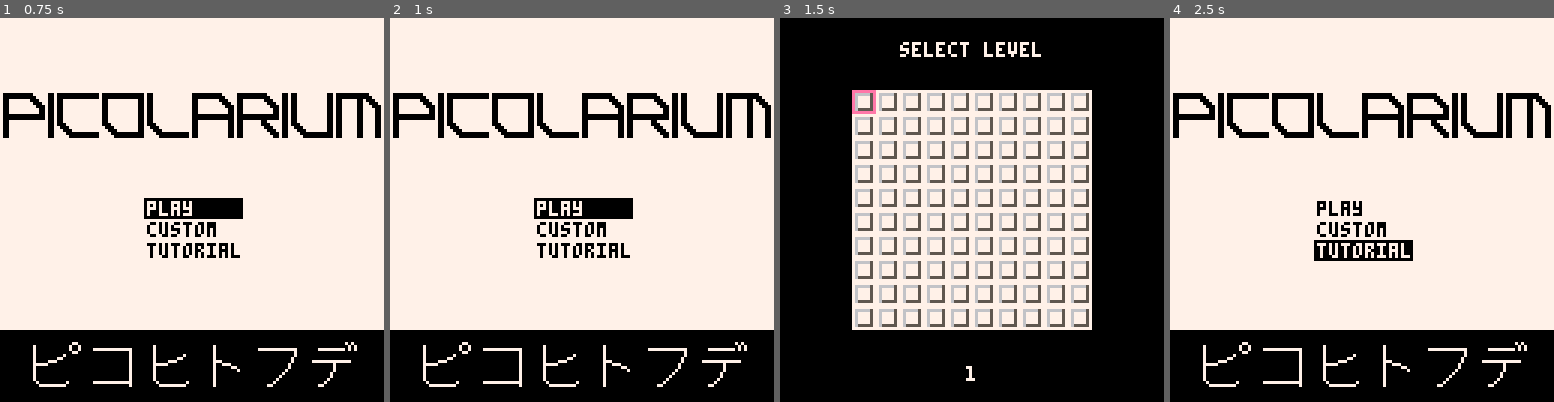
Above: before the commit, frames 1-4 (left to right).
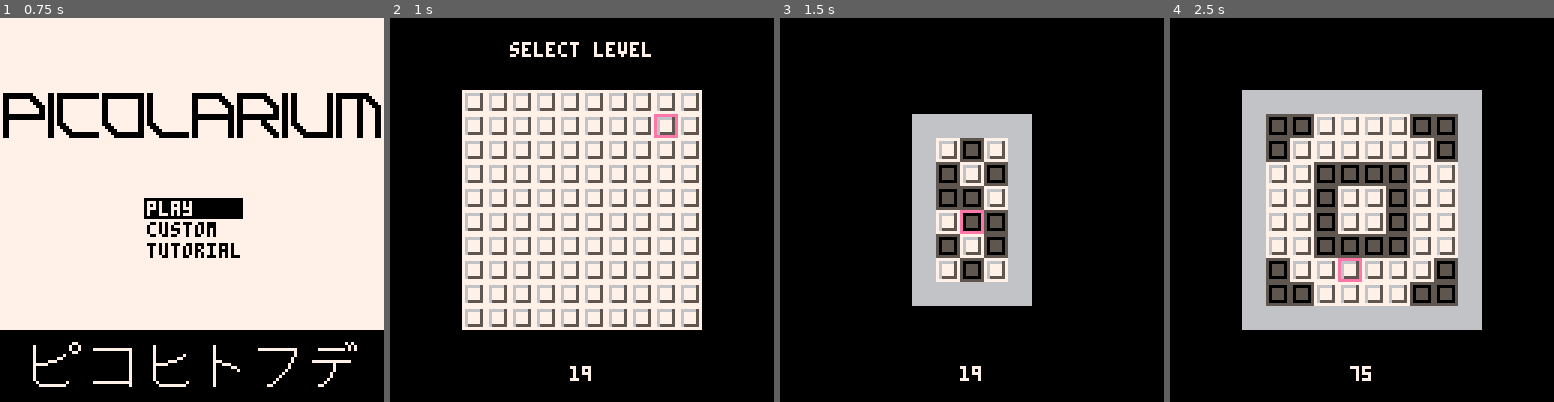
Above: after the commit, the same moments.

Repository: tobiasvl/picolarium
Game: PICO-8 cartridge picolarium.p8
Same seed, same stepped clock (60 frames per second), same inputs: the game is played once before the commit and once after it.
Inputs (mouse positions are in pixels of both pictures, inside the frame that each line leads up to):
- Up to frame 1 (0.75 s): tap X (X key) at 0.33 s; click (280, 121) at 0.67 s; tap O (Z key) at 0.7 s
- Up to frame 2 (1 s): no input
- Up to frame 3 (1.5 s): tap X (X key) at 1.07 s; click (826, 267) at 1.22 s
- Up to frame 4 (2.5 s): hold Right 1.6-2.1 s; tap O (Z key) at 1.7, 2.1 s; click (1277, 114) at 1.77 s; tap X (X key) at 1.85 s; hold Up 2.15-2.42 s; click (1342, 259) at 2.32 s; hold Right from 2.47 s (still down)

Frame 1 is identical in both runs. In frame 2, 56% of the frame differs, in the area x 0-100%, y 0-97%; in frame 3, 36%; in frame 4, 70%.

Commit message:
Functioning mouse support, #7

Diff:
--- a/picolarium.p8
+++ b/picolarium.p8
@@ -177,8 +177,11 @@
   new_lvl=1
   new_lvl_xpos=0
   new_lvl_ypos=0
-  local emulated=stat(102)!=0 and stat(102)!="www.lexaloffle.com" and stat(102)!="www.playpico.com"
-  buttons={o=emulated and "z" or "🅾️",x=emulated and "x" or "❎"}
+  poke(0x5f2d,1)
+  emulated=stat(102)!=0
+  keyboard=stat(102)!=0 and stat(102)!="www.lexaloffle.com" and stat(102)!="www.playpico.com"
+  buttons={o=keyboard and "z" or "🅾️",x=keyboard and "x" or "❎"}
+  mouse={}
 end
 
 function play_init(level)
@@ -300,13 +303,13 @@
          [8]={0,8,4}}
 
 function move(dir)
-  new_xpos=xpos+moves[dir][1]
-  new_ypos=ypos+moves[dir][2]
+  local new_xpos=xpos+moves[dir][1]
+  local new_ypos=ypos+moves[dir][2]
   if draw and stack[#stack]==moves[dir][3] then
     pop(stack)
     xpos=new_xpos
     ypos=new_ypos
-    new=flr(mget(xpos/8,ypos/8)/16)
+    local new=flr(mget(xpos/8,ypos/8)/16)
     mset(xpos/8,ypos/8,new*16+1)
   elseif fget(mget(new_xpos/8,new_ypos/8),0) then
     if draw then
@@ -343,15 +346,64 @@
     end
 end
 
+function update_mouse()
+  --mouse
+  local cam=peek4(0x5f28)
+  -- lsb
+  mouse.x=stat(32)+shl(cam,16)
+  mouse.y=stat(33)+band(cam,0xffff.0000)
+  mouse.celx=flr(mouse.x/8)
+  mouse.cely=flr(mouse.y/8)
+
+  if not draw then
+    local f=band(fget(mget(mouse.celx,mouse.cely)),3)
+    if f==1 or f==2 then
+      xpos=mouse.celx*8
+      ypos=mouse.cely*8
+    end
+  end
+
+  mouse.pressed=stat(34)==1
+  mouse.released=false
+  if mouse.down and not mouse.pressed then
+    mouse.down=false
+    mouse.released=true
+  else
+    mouse.down=mouse.pressed
+  end
+
+  local temp_mouse=mouse.pressed
+  mouse.pressed=mouse.pressed!=mouse.last and mouse.pressed or false
+  mouse.last=temp_mouse
+
+  if (mouse.drag) mouse.pressed_x=mouse.celx mouse.pressed_y=mouse.cely
+
+  if mouse.pressed then
+    mouse.pressed_x,mouse.pressed_y=mouse.celx,mouse.cely
+  end
+
+  mouse.drag=(mouse.down and (mouse.celx~=mouse.pressed_x or mouse.cely~=mouse.pressed_y))
+end
+
 function _update()
   if mode==modes.title then
-    if btnp(🅾️) or btnp(❎) then
-      mode=modes.main_menu
-    end
+    update_mouse()
+    if (btnp(🅾️) or btnp(❎) or mouse.released) mode=modes.main_menu
   elseif mode==modes.main_menu then
+    local x,y=mouse.x,mouse.y
+    if x!=old_x or y!=old_y then
+      old_x,old_y=x,y
+      if x>=48 and x<=80 and y>=60 and y<=66 then
+        menu_selection=1
+      elseif x>=48 and x<=80 and y>=66 and y<=73 then
+        menu_selection=2
+      elseif x>=48 and x<=80 and y>=73 and y<=80 then
+        menu_selection=3
+      end
+    end
     if (btnp(⬆️)) menu_selection=menu_selection==1 and 3 or menu_selection-1
     if (btnp(⬇️)) menu_selection=menu_selection%3+1
-    if btnp(❎) then
+    if btnp(❎) or mouse.released then
       if menu_selection==1 then
         if (custom or not level_select) custom,edit,level_select,levels,lvl,lvl_xpos,lvl_ypos=false,false,load_state(),stock_levels,1,0,0
         mode=modes.level_select
@@ -364,9 +416,18 @@
       end
     end
   elseif mode==modes.custom_submenu then
+    local x,y=mouse.x,mouse.y
+    if x!=old_x or y!=old_y then
+      old_x,old_y=x,y
+      if x>=48 and x<=80 and y>=66 and y<=73 then
+        menu_selection=1
+      elseif x>=48 and x<=80 and y>=73 and y<=80 then
+        menu_selection=2
+      end
+    end
     if (btnp(⬆️)) menu_selection=menu_selection==1 and 2 or 1
     if (btnp(⬇️)) menu_selection=menu_selection%2+1
-    if btnp(❎) then
+    if btnp(❎) or mouse.released then
       if (menu_selection==2 or levels.lvls>0) mode=modes.level_select
       edit=menu_selection==2
     elseif btnp(🅾️) then
@@ -374,8 +435,20 @@
       mode=modes.main_menu
     end
   elseif mode==modes.tutorial then
-    if (btnp(🅾️) or btnp(❎)) mode=modes.main_menu
+    update_mouse()
+    if (btnp(🅾️) or btnp(❎) or mouse.released) mode=modes.main_menu
   elseif mode==modes.level_select then
+    --mouse
+    local celx,cely=mouse.celx,mouse.cely
+    if fget(mget(celx,cely),0) and (celx!=old_x or cely!=old_y) then
+      old_x,old_y=celx,cely
+      lvl_xpos=celx*8
+      lvl_ypos=cely*8
+      local new_lvl=(cely*#level_select[1]+celx)+1
+      if new_lvl>0 and new_lvl<=100 then
+        lvl=new_lvl
+      end
+    end
     hint=false
     menuitem(1)
     menuitem(2)
@@ -402,14 +475,13 @@
     end
     if (btnp(⬆️) and lvl>#level_select[1]) lvl-=#level_select[1] lvl_ypos-=8
     if (btnp(⬇️) and lvl<=level_select.lvls-#level_select[1]) lvl+=#level_select[1] lvl_ypos+=8
-    if btnp(❎) then
+    if btnp(❎) or mouse.released then
       if edit then
         if levels[lvl] then
-          empty_level=decode_level(levels[lvl])
+          level=decode_level(levels[lvl])
         else
-          empty_level={{0,1},{0,1},start_pos={x=0,y=0},end_pos={x=0,y=0}}
+          level={{0,1},{0,1},start_pos={x=0,y=0},end_pos={x=0,y=0}}
         end
-        level=empty_level
         play_init(level)
         mode=modes.resize
       elseif levels[lvl] then
@@ -455,47 +527,104 @@
     elseif button==1 or button==2 or button==4 or button==8 then
       move(button)
     end
+    --mouse
+    if mouse.drag or mouse.pressed then
+      if draw then
+        if mouse.pressed and mouse.celx==xpos/8 and mouse.cely==ypos/8 then
+          verify_path()
+        elseif fget(mget(mouse.celx,mouse.cely),1) then
+          -- erase path
+          if mouse.drag then
+            local x,y=xpos-(mouse.celx*8),ypos-(mouse.cely*8)
+            local top=moves[stack[#stack]]
+            if x==top[1] and y==top[2] then
+              move(top[3])
+            end
+          else
+            repeat
+              move(moves[stack[#stack]][3])
+            until xpos==mouse.celx*8 and ypos==mouse.cely*8
+          end
+        elseif fget(mget(mouse.celx,mouse.cely),0) then
+          if mouse.celx==xpos/8 then
+            --draw line
+            local blocked=false
+            for i=mouse.cely,ypos/8,sgn((ypos/8)-mouse.cely) do
+              if fget(mget(mouse.celx,i),1) then
+                blocked=true
+              end
+            end
+            if not blocked then
+              repeat
+                move(mouse.cely-ypos/8<=0 and 4 or 8)
+              until mouse.cely==ypos/8
+            end
+          elseif mouse.cely==ypos/8 then
+            --draw line
+            local blocked=false
+            for i=mouse.celx,xpos/8,sgn((xpos/8)-mouse.celx) do
+              if fget(mget(i,mouse.cely),1) then
+                blocked=true
+              end
+            end
+            if not blocked then
+              repeat
+                move(mouse.celx-xpos/8<=0 and 1 or 2)
+              until mouse.celx==xpos/8
+            end
+          end
+        end
+      elseif mouse.pressed and fget(mget(mouse.celx,mouse.cely),0) then
+        xpos=mouse.celx*8
+        ypos=mouse.cely*8
+        draw=true
+        pal(14,11)
+      end
+    elseif stat(34)==2 then
+      turn_off_draw()
+    end
   elseif mode==modes.fail_state then
     counter+=1
     if (btnp(❎)) mode=modes.play turn_off_draw()
   elseif mode==modes.resize then
     menuitem(1,"level select",function() turn_off_draw() pal() mode=modes.level_select end)
     menuitem(2)
-    local x,y=#empty_level[1],#empty_level
-    if (btnp(⬆️) and y>2) empty_level[y]=nil
-    if (btnp(⬇️) and y<8) then
+    local x,y=#level[1],#level
+    if (x<8 and (btnp(➡️) or (mouse.released and mouse.celx==x+1 and mouse.cely!=0 and mouse.cely!=y+1))) foreach(level,function(x) add(x,1) end) x+=1
+    if (x>2 and (btnp(⬅️) or (mouse.released and mouse.celx==0 and mouse.cely!=0 and mouse.cely!=y+1))) foreach(level,function(x) x[#x]=nil end) x-=1
+    if (y>2 and (btnp(⬆️) or (mouse.released and mouse.cely==0 and mouse.celx!=0 and mouse.celx!=x+1))) level[y]=nil y-=1
+    if (y<8 and (btnp(⬇️) or (mouse.released and mouse.cely==y+1 and mouse.celx!=0 and mouse.celx!=x+1))) then
       local new_row={0}
-      for i=2,x do
+      for _=2,x do
         add(new_row,1)
       end
-      add(empty_level,new_row)
-    end
-    if (btnp(➡️) and x<8) foreach(empty_level,function(x) add(x,1) end)
-    if (btnp(⬅️) and x>2) foreach(empty_level,function(x) x[#x]=nil end)
-    if (btnp(❎)) mode=modes.edit_custom play_init(empty_level)
+      add(level,new_row)
+      y+=1
+    end
+    if (btnp(❎)) mode=modes.edit_custom play_init(level)
     if (btnp(🅾️)) mode=modes.level_select
   elseif mode==modes.edit_custom then
+    update_mouse()
     menuitem(2,"resize level",function() mode=modes.resize end)
     button=btnp()
     local x,y=xpos/8,ypos/8
-    if button==32 and mget(x,y)~=33 then
-      local t=empty_level[y][x]
+    if (button==32 or mouse.drag or mouse.pressed) and mget(x,y)~=33 then
+      local t=level[y][x]
       local flip={[0]=1,[1]=0}
-      empty_level[y][x]=flip[t]
+      level[y][x]=flip[t]
       local invalid=true
-      for tile in all(empty_level[y]) do
+      for tile in all(level[y]) do
         if (tile==t) invalid=false break
       end
-      if (invalid) empty_level[y][x]=t
+      if (invalid) level[y][x]=t
     elseif button==16 then
       mode=modes.play
       draw_level(level)
     elseif button==1 or button==2 or button==4 or button==8 then
       move(button)
     end
-  elseif mode==modes.edit_password then
+  elseif mode==modes.edit_password or mode==modes.invalid_password then
     menuitem(1,"level select",function() mode=modes.level_select end)
-    poke(0x5f2d,1)
     if stat(30) then
       local key=stat(31)
       if key=="\b" then
@@ -577,7 +706,7 @@
       elseif current_char>2 then
         ypos+=12 current_char-=3
       end
-    elseif btnp(❎) and (char<=10 and line <=3) then
+    elseif ((mouse.released and mouse.x-xpos<8 and mouse.y-ypos<8) or btnp(❎)) and (char<=10 and line <=3) then
       if current_char=="left" then
         if (char>1) char-=1 char_xpos-=4
       elseif current_char=="right" then
@@ -597,6 +726,75 @@
           char_xpos+=4
         end
       end
+    elseif mouse.released and mouse.x>=43 and mouse.y>=93 and mouse.x<=82 and mouse.y<=109 then
+      char_xpos=(flr((mouse.x)/4)*4)-1
+      char_ypos=(flr((mouse.y-2)/6)*6)+2
+      char=flr((char_xpos-43)/4)+1
+      line=flr((char_ypos-92)/6)+1
+    end
+    if mouse.y<=numpad_y-1+36 then
+      if mouse.x>=numpad_x-2 and mouse.y>=numpad_y-1 then
+        current_char=7
+        xpos,ypos=numpad_x-2,numpad_y-1
+      end
+      if mouse.x>=numpad_x-2+8 and mouse.y>=numpad_y-1 then
+        current_char=8
+        xpos,ypos=numpad_x-2+8,numpad_y-1
+      end
+      if mouse.x>=numpad_x-2+16 and mouse.y>=numpad_y-1 then
+        current_char=9
+        xpos,ypos=numpad_x-2+16,numpad_y-1
+      end
+      if mouse.x>=numpad_x-2 and mouse.y>=numpad_y-1+12 then
+        current_char=4
+        xpos,ypos=numpad_x-2,numpad_y-1+12
+      end
+      if mouse.x>=numpad_x-2+8 and mouse.y>=numpad_y-1+12 then
+        current_char=5
+        xpos,ypos=numpad_x-2+8,numpad_y-1+12
+      end
+      if mouse.x>=numpad_x-2+16 and mouse.y>=numpad_y-1+12 then
+        current_char=6
+        xpos,ypos=numpad_x-2+16,numpad_y-1+12
+      end
+      if mouse.x>=numpad_x-2 and mouse.y>=numpad_y-1+24 then
+        current_char=1
+        xpos,ypos=numpad_x-2,numpad_y-1+24
+      end
+      if mouse.x>=numpad_x-2+8 and mouse.y>=numpad_y-1+24 then
+        current_char=2
+        xpos,ypos=numpad_x-2+8,numpad_y-1+24
+      end
+      if mouse.x>=numpad_x-2+16 and mouse.y>=numpad_y-1+24 then
+        current_char=3
+        xpos,ypos=numpad_x-2+16,numpad_y-1+24
+      end
+    end
+    if mouse.x>=numpad_x-2+16 and mouse.y>=numpad_y-1+36 and mouse.y<=numpad_y-1+48 then
+      current_char=0
+      xpos,ypos=numpad_x-2+16,numpad_y-1+36
+    end
+    if mouse.y<=dpad_y+48 then
+      if mouse.x>=dpad_x and mouse.y>=dpad_y then
+        current_char="up"
+        xpos,ypos=dpad_x+8,dpad_y
+      end
+      if mouse.x>=dpad_x and mouse.y>=dpad_y+12 then
+        current_char="left"
+        xpos,ypos=dpad_x,dpad_y+12
+      end
+      if mouse.x>=dpad_x+12 and mouse.y>=dpad_y+12 then
+        current_char="right"
+        xpos,ypos=dpad_x+16,dpad_y+12
+      end
+      if mouse.x>=dpad_x and mouse.y>=dpad_y+24 then
+        current_char="down"
+        xpos,ypos=dpad_x+8,dpad_y+24
+      end
+      if mouse.x>=dpad_x and mouse.y>=dpad_y+36 then
+        current_char="ok"
+        xpos,ypos=dpad_x+8,dpad_y+36
+      end
     end
   elseif mode==modes.validate_password then
     level=decode_level(decode_password(current_password),true)
@@ -608,10 +806,12 @@
     elseif btnp(🅾️) then
       mode=modes.edit_password
     end
-  elseif mode==modes.invalid_password then
-    if (btnp()!=0) mode=modes.edit_password
+  end
+  if mode==modes.invalid_password then
+    if (btnp()!=0 or mouse.pressed) mode=modes.edit_password
   end
   if mode==modes.fail_state or mode==modes.win_state1 or mode==modes.win_state2 then
+    update_mouse()
     if btnp(🅾️) then
       if (edit) mode=modes.edit_custom else mode=modes.level_select
     end
@@ -635,13 +835,16 @@
   if mode==modes.title then
     title_draw()
   elseif mode==modes.main_menu then
+    camera()
     for x=0,15 do
       for y=0,12 do
         if (y~=3 and y~=4) mset(x,y,32)
       end
     end
     map()
+    update_mouse()
     spr(96,0,24,16,2)
+    rectfill(0,104,128,128,0)
     spr(128,9,104,14,3)
     local colors={{7,0},{7,0},{7,0}}
     colors[menu_selection]={0,7}
@@ -652,15 +855,17 @@
     print("custom",49,68,colors[2][2])
     rectfill(48,74,80,80,colors[3][1])
     print("tutorial",49,75,colors[3][2])
+    draw_mouse()
   elseif mode==modes.tutorial then
     rectfill(0,60,127,90,7)
     cursor(8,52)
     color(0)
     print("⬅️➡️⬆️⬇️: move")
-    print(buttons.x..": start and finish a\n"..(buttons.x=="x" and "" or " ").."   single stroke\n")
+    print(buttons.x..": start and finish a\n"..(keyboard and "" or " ").."   single stroke\n")
     print("flip tiles so each horizontal\nline is one color")
     print("e.g. from ▒/▥ to █/▤")
   elseif mode==modes.custom_submenu then
+    camera()
     menuitem(1)
     local colors={levels.lvls==0 and {7,5} or {7,0},{7,0}}
     if (menu_selection==1 and levels.lvls==0) colors[1]={5,7} else colors[menu_selection]={0,7}
@@ -670,7 +875,9 @@
       end
     end
     map()
+    update_mouse()
     spr(96,0,24,16,2)
+    rectfill(0,104,128,128,0)
     spr(128,9,104,14,3)
     rectfill(0,48,128,100,7)
     print("custom",49,61,12)
@@ -678,6 +885,7 @@
     print("play",49,68,colors[1][2])
     rectfill(48,74,80,80,colors[2][1])
     print("edit",49,75,colors[2][2])
+    draw_mouse()
   elseif mode==modes.level_select then
     palt()
     for x=0,15 do
@@ -687,18 +895,21 @@
     end
     draw_level(level_select)
     spr(0, lvl_xpos, lvl_ypos)
-    camera()
+    save_and_reset_camera()
     select=edit and "edit" or "select"
     center(select.." level",8)
     if edit then
       print("press "..buttons.x.." to edit level",16,16)
       print("press "..buttons.o.." to edit password",16,22)
     end
+    restore_camera()
+    update_mouse()
     print_lvl_no()
     if (level_select.lvls_beat==100) printg()
     if edit then
       print_password(encode_password(levels[lvl]))
     end
+    draw_mouse()
   elseif mode==modes.play then
     cls()
     map()
@@ -718,7 +929,9 @@
       spr(58,level.start_pos.x*8,level.start_pos.y*8)
       spr(58,level.end_pos.x*8,level.end_pos.y*8)
     end
+    update_mouse()
     spr(0, xpos, ypos)
+    draw_mouse()
   elseif mode==modes.flip then
     local s=0
     cls()
@@ -798,10 +1011,17 @@
     local x,y=#level[1],#level
     draw_level(level)
     map()
-    camera()
+    print("⬆️",((x+1)/2)*8,1,y>2 and 8 or 5)
+    print("⬇️",((x+1)/2)*8,(y+1)*8+2,y<8 and 3 or 5)
+    print("➡️",(x+1)*8+1,((y+1)/2)*8,x<8 and 3 or 5)
+    print("⬅️",0,((y+1)/2)*8,x>2 and 8 or 5)
+    save_and_reset_camera()
     center("resize level",8)
     center("press "..buttons.x.." to edit",16,5)
     center(x.." x "..y,108)
+    restore_camera()
+    update_mouse()
+    draw_mouse()
   elseif mode==modes.edit_custom then
     draw_level(level)
     palt()
@@ -813,14 +1033,26 @@
     center("a single row cannot",116,5)
     center("be a solid color",122,5)
     restore_camera()
-  elseif mode==modes.edit_password then
+    draw_mouse()
+  elseif mode==modes.edit_password or mode==modes.valid_password or mode==modes.invalid_password then
+    for x=0,15 do
+      for y=0,15 do
+        mset(x,y,0)
+      end
+    end
     cls()
+    camera()
+    update_mouse()
     if levels[lvl] then
       center("password exists",8)
       center("edit the password",16,5)
     else
       center("no password",8)
       center("enter a password",16,5)
+    end
+    if mode==modes.invalid_password then
+      rectfill(0,8,127,13,0)
+      center("password invalid!",8,8)
     end
     color(7)
     spr(0,xpos,ypos)
@@ -836,17 +1068,25 @@
     print("  ok")
     print_password(current_password)
     rect(char_xpos,char_ypos,char_xpos+4,char_ypos+6,11)
-  elseif mode==modes.valid_password then
+    draw_mouse()
+  end
+  if mode==modes.valid_password then
     save_and_reset_camera()
     draw_level(level)
     restore_camera()
     center("password valid!",8,3)
     print(buttons.x.." save as custom level "..lvl,20,108,7)
     print(buttons.o.." edit",20,116,7)
-  elseif mode==modes.invalid_password then
-    rectfill(0,8,127,13,0)
-    center("password invalid!",8,8)
-  end
+  end
+end
+
+function draw_mouse()
+  --mouse
+  if (emulated) return
+  local trans=peek(0x5f00)
+  palt()
+  spr(59,mouse.x,mouse.y-7)
+  poke(0x5f00,trans)
 end
 
 function draw_border(len,y)
@@ -857,8 +1097,8 @@
 
 function draw_level(level)
   cls()
-  for x=0,32 do
-    for y=0,32 do
+  for x=0,15 do
+    for y=0,15 do
       mset(x,y,0)
     end
   end
@@ -876,8 +1116,8 @@
     if (mode~=modes.level_select) mset(width+1,y,33)
   end
   if (mode~=modes.level_select) draw_border(width+1, height+1) width+=2 height+=2
-  x=-(128-(width*8))/2
-  y=-(128-(height*8))/2
+  local x=-(128-(width*8))/2
+  local y=-(128-(height*8))/2
   camera(x,y)
   map()
 end
@@ -1564,14 +1804,14 @@
 77777777666666669666666966666666966666666666666996666666666666699666666996666669966666666666666900000000000000000000000000000000
 77777777666666669666666966666666966666666666666996666666666666699666666996666669966666666666666900000000000000000000000000000000
 77777777666666669666666999999999966666699666666999999999999999999666666999999999999999999999999900000000000000000000000000000000
-77777777077777700077770000077000000750000005500000555500055555505555555555555555000000000000000000000000000000000000000000000000
-76666657076665700076570000077000000750000005500000560500050000505000000550000005000000000000000000000000000000000000000000000000
-76777757076775700076570000077000000750000005500000560500050550505055550550555505000330000000000000000000000000000000000000000000
-767777570767757000765700000770000007500000055000005605000505505050555505505555050033b3000000000000000000000000000000000000000000
-76777757076775700076570000077000000750000005500000560500050550505055550550555505003333000000000000000000000000000000000000000000
-76777757076775700076570000077000000750000005500000560500050550505055550550555505000330000000000000000000000000000000000000000000
-76555557076555700075570000077000000750000005500000500500050000505000000550000005000000000000000000000000000000000000000000000000
-77777777077777700077770000077000000750000005500000555500055555505555555555555555000000000000000000000000000000000000000000000000
+777777770777777000777700000770000007500000055000005555000555555055555555555555550000000000000e0000000000000000000000000000000000
+76666657076665700076570000077000000750000005500000560500050000505000000550000005000000000000eee000000000000000000000000000000000
+7677775707677570007657000007700000075000000550000056050005055050505555055055550500033000000eeeee00000000000000000000000000000000
+767777570767757000765700000770000007500000055000005605000505505050555505505555050033b30000eeeee000000000000000000000000000000000
+76777757076775700076570000077000000750000005500000560500050550505055550550555505003333000eeeee0000000000000000000000000000000000
+7677775707677570007657000007700000075000000550000056050005055050505555055055550500033000e7eee00000000000000000000000000000000000
+7655555707655570007557000007700000075000000550000050050005000050500000055000000500000000e77e000000000000000000000000000000000000
+7777777707777770007777000007700000075000000550000055550005555550555555555555555500000000eee0000000000000000000000000000000000000
 00000000000000000000000000000000000000000000000000000000000000000000000000000000000000000000000000000000000000000000000000000000
 07777777777000007707777777777777707777777777777707700000000000007777777777000007777777777000007707700000000007707777777777700000
 07777777777700007707777777777777707777777777777707700000000000007777777777700007777777777700007707700000000007707777777777770000
